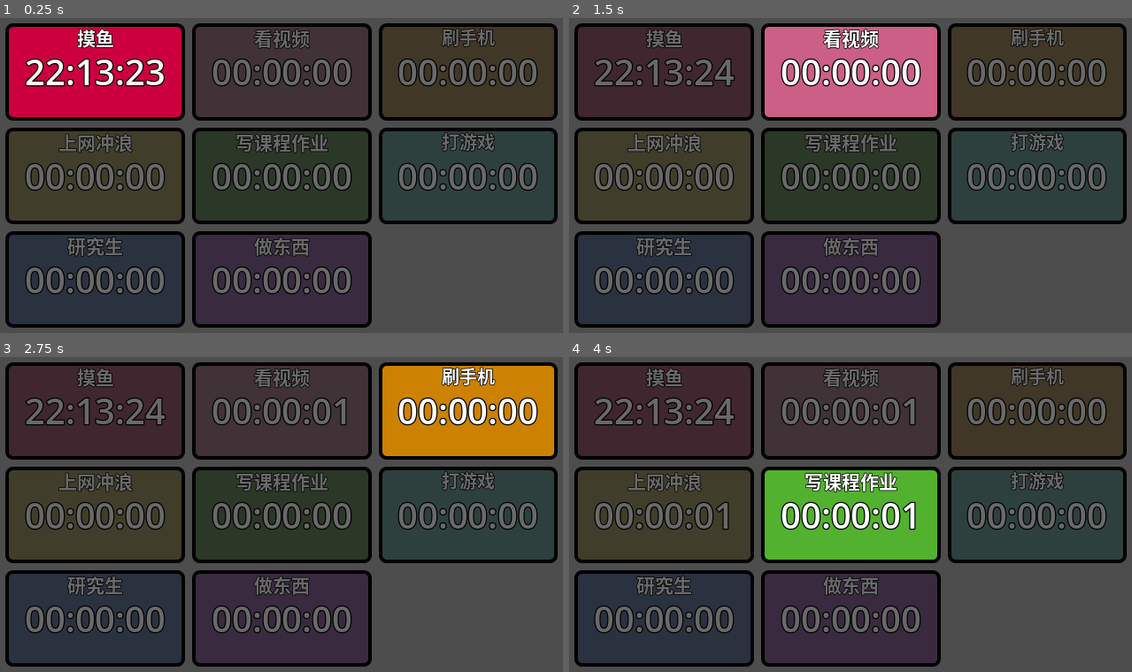
Above: before the commit, frames 1-4 (two rows, left to right).
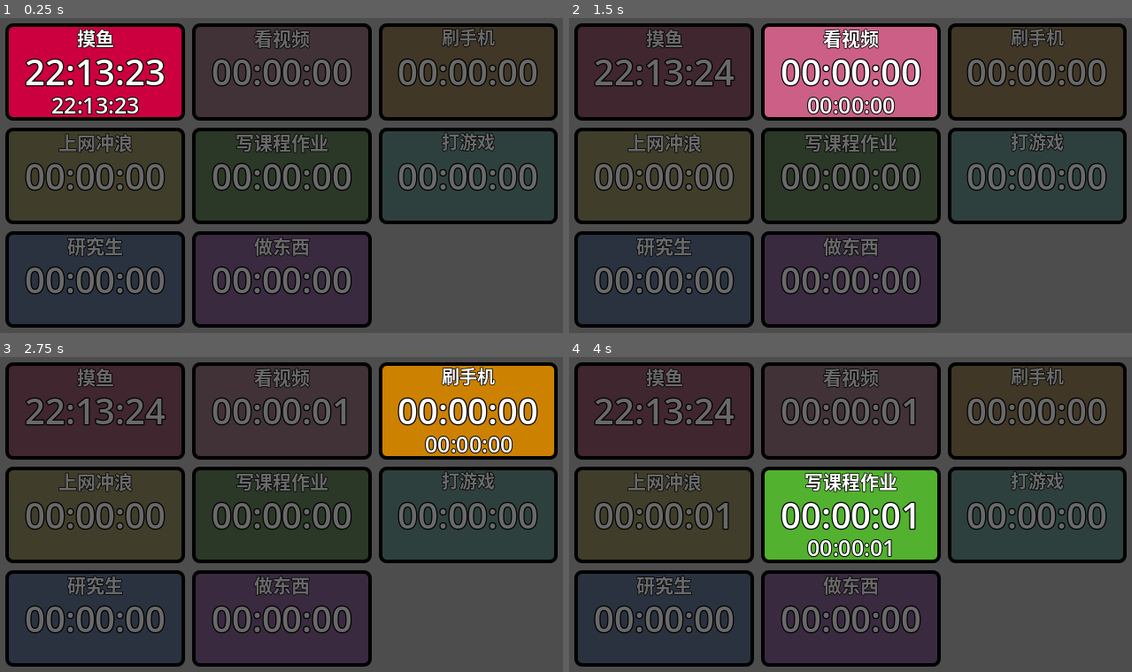
Above: after the commit, the same moments.

Repository: febilly/timer
Game: Godot game, scene res://main.tscn
The game is run twice, just before and just after one commit, with the same random seed, the same clock (stepped at 60 frames per second) and the same inputs.
Inputs (mouse positions are in pixels of both pictures, inside the frame that each line leads up to):
- Up to frame 1 (0.25 s): no input
- Up to frame 2 (1.5 s): click (664, 71) at 0.5 s; click (850, 71) at 1.25 s
- Up to frame 3 (2.75 s): click (467, 410) at 2 s
- Up to frame 4 (4 s): click (664, 514) at 2.75 s; click (850, 514) at 3.5 s

The runs differ from the first frame. In frame 1, 0.6% of the frame differs, in the area x 9-25%, y 25-31%; in frame 2, 0.6%, in the area x 42-59%, y 25-31%; in frame 3, 0.6%; in frame 4, 0.6%.

Commit message:
增加显示本次计时的时间

Diff:
--- a/Scripts/timer_button.gd
+++ b/Scripts/timer_button.gd
@@ -19,7 +19,8 @@
 @export var base_color: Color = Color.from_hsv(0.56, 0.9, 0.8)
 
 @onready var labels: Control = $Labels
-@onready var time_label: Label = $Labels/TimeLabel
+@onready var total_time_label: Label = $Labels/TotalTimeLabel
+@onready var this_time_label: Label = $Labels/ThisTimeLabel
 @onready var name_label: Label = $Labels/NameLabel
 
 var cumulative_time: int = 0  # 之前已经计时的时间，不包含此次按下以来经过的时间（如果现在已经被按下）
@@ -38,13 +39,23 @@
 # 由main.gd调用
 func update_time() -> void:
 	var total_sec: int = cumulative_time
+	var elapsed_sec: int = Metronome.seconds - last_timestamp
 	if button_pressed:
-		total_sec += Metronome.seconds - last_timestamp
+		total_sec += elapsed_sec
 
-	var seconds: int = total_sec % 60
-	var minutes: int = (total_sec / 60) % 60
-	var hours: int = total_sec / 3600
-	time_label.text = "%02d:%02d:%02d" % [hours, minutes, seconds]
+	var total_seconds: int = total_sec % 60
+	var total_minutes: int = (total_sec / 60) % 60
+	var total_hours: int = total_sec / 3600
+	total_time_label.text = "%02d:%02d:%02d" % [total_hours, total_minutes, total_seconds]
+
+	if button_pressed:
+		var this_seconds: int = elapsed_sec % 60
+		var this_minutes: int = (elapsed_sec / 60) % 60
+		var this_hours: int = elapsed_sec / 3600
+		this_time_label.text = "%02d:%02d:%02d" % [this_hours, this_minutes, this_seconds]
+	else:
+		this_time_label.text = "00:00:00"
+
 
 func update_labels() -> void:
 	for label: Label in labels.get_children():
@@ -56,6 +67,9 @@
 		if label is ResponsiveLabel:
 			label = label as ResponsiveLabel
 			label.update_font_size(size)
+
+	# 如果此计时器处于激活状态，显示此次计时的时间
+	this_time_label.visible = button_pressed
 
 func set_color(color: Color) -> void:
 	_set_color(color)
--- a/timer.tscn
+++ b/timer.tscn
@@ -40,6 +40,13 @@
 outline_size = 8
 outline_color = Color(0, 0, 0, 1)
 
+[sub_resource type="LabelSettings" id="LabelSettings_wel58"]
+resource_local_to_scene = true
+line_spacing = 0.0
+font_size = 48
+outline_size = 8
+outline_color = Color(0, 0, 0, 1)
+
 [sub_resource type="LabelSettings" id="LabelSettings_gl33a"]
 resource_local_to_scene = true
 font_size = 48
@@ -77,7 +84,7 @@
 grow_vertical = 2
 mouse_filter = 2
 
-[node name="TimeLabel" type="Label" parent="Labels"]
+[node name="TotalTimeLabel" type="Label" parent="Labels"]
 layout_mode = 1
 anchors_preset = 8
 anchor_left = 0.5
@@ -96,6 +103,25 @@
 vertical_alignment = 1
 script = ExtResource("3_2fp26")
 
+[node name="ThisTimeLabel" type="Label" parent="Labels"]
+layout_mode = 1
+anchors_preset = 7
+anchor_left = 0.5
+anchor_top = 1.0
+anchor_right = 0.5
+anchor_bottom = 1.0
+offset_left = -95.5
+offset_top = -67.0
+offset_right = 95.5
+grow_horizontal = 2
+grow_vertical = 0
+text = "00:00:00"
+label_settings = SubResource("LabelSettings_wel58")
+horizontal_alignment = 1
+vertical_alignment = 2
+script = ExtResource("3_2fp26")
+label_size_ratio = 0.5
+
 [node name="NameLabel" type="Label" parent="Labels"]
 layout_mode = 1
 anchors_preset = 5
Not shown: 1 places in timer.tscn that only renumber resources
